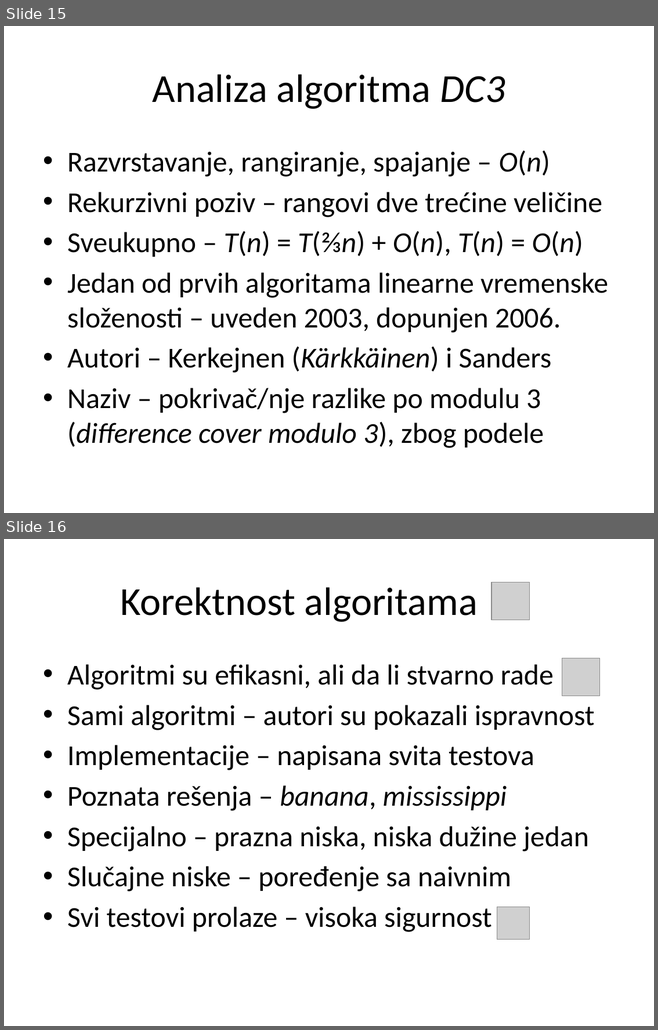
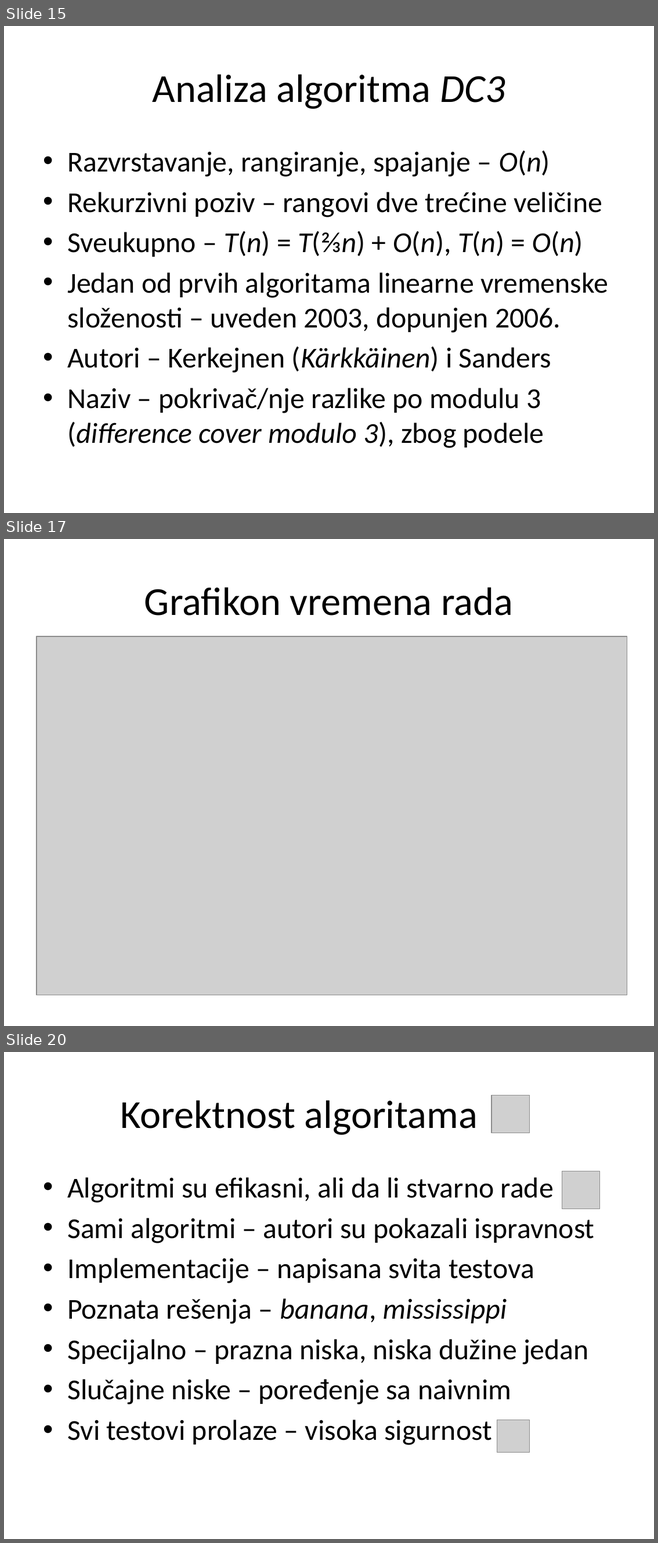
Before and after one commit to matfija/Sufiksni-niz, a slide deck: seminar/sufiksni.pptx. Shown one above the other, each under a label of ours: slides 15 and 16 before the commit, slides 15, 17 and 20 after it; the slides between them are not shown. The pictures are 658x1030 and 658x1543 pixels, drawn with LibreOffice and Linux fonts; fonts in the diff are those of the drawing; grey boxes stand for pictures. Boxes give left, top, right and bottom in pixels: in the first picture for what was removed or moved away, otherwise in the second. Text is boxed around its words. In the diff, an @@ line names an element or a change of style, - is before the commit and + after.

```diff
--- a/seminar/sufiksni.pptx
+++ b/seminar/sufiksni.pptx
@@ slide 17 added at [4,539,654,1026], background #FFFFFF @@
@@ title added at [144,587,513,616], 44 pt, text #000000 @@
+Grafikon vremena rada
@@ picture added at [36,636,626,995] @@
@@ what was slide 16 is now slide 20 @@
```
Also in this commit, not shown: 5 slides changed, 3 other slides added, 4 other files.
